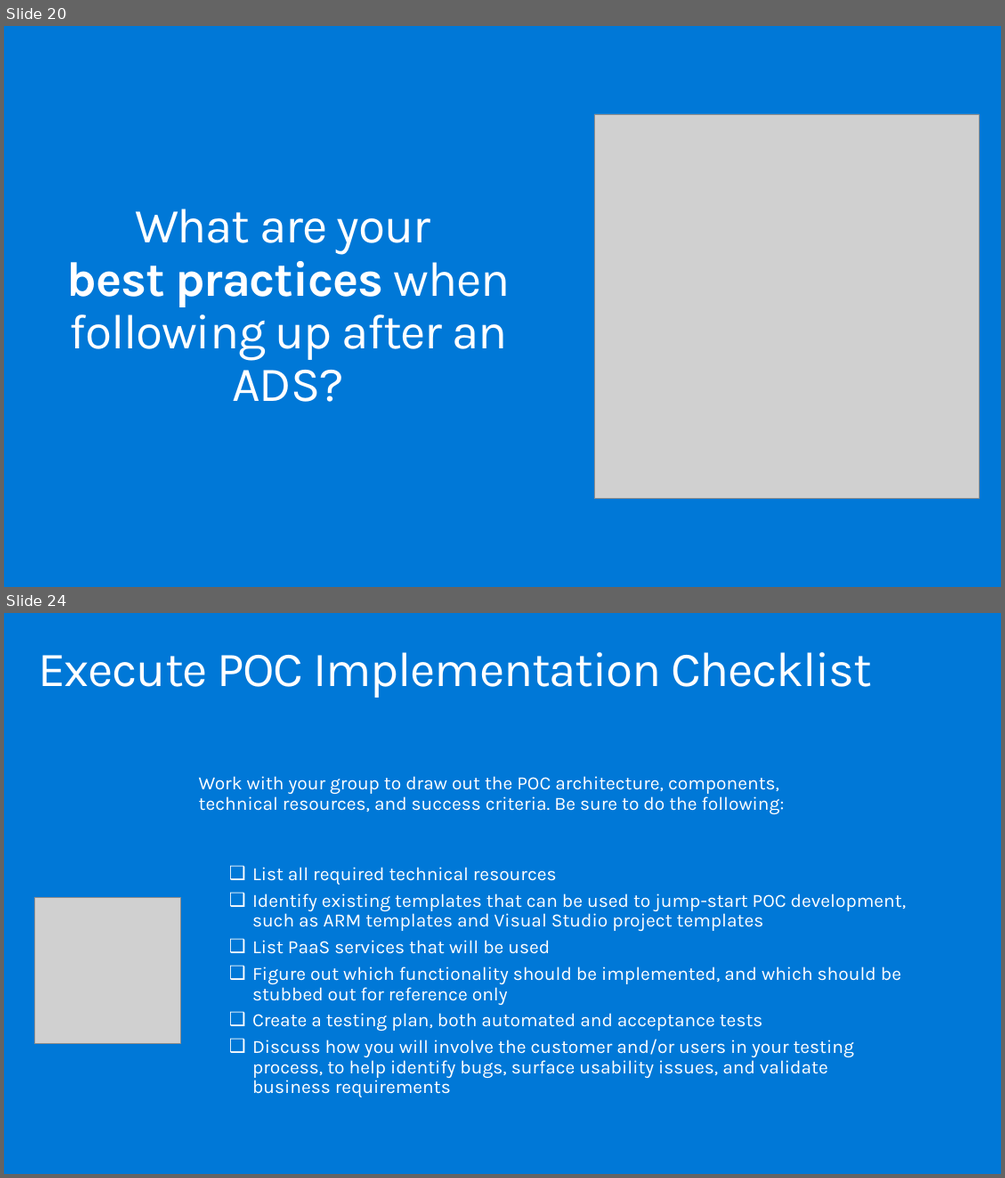
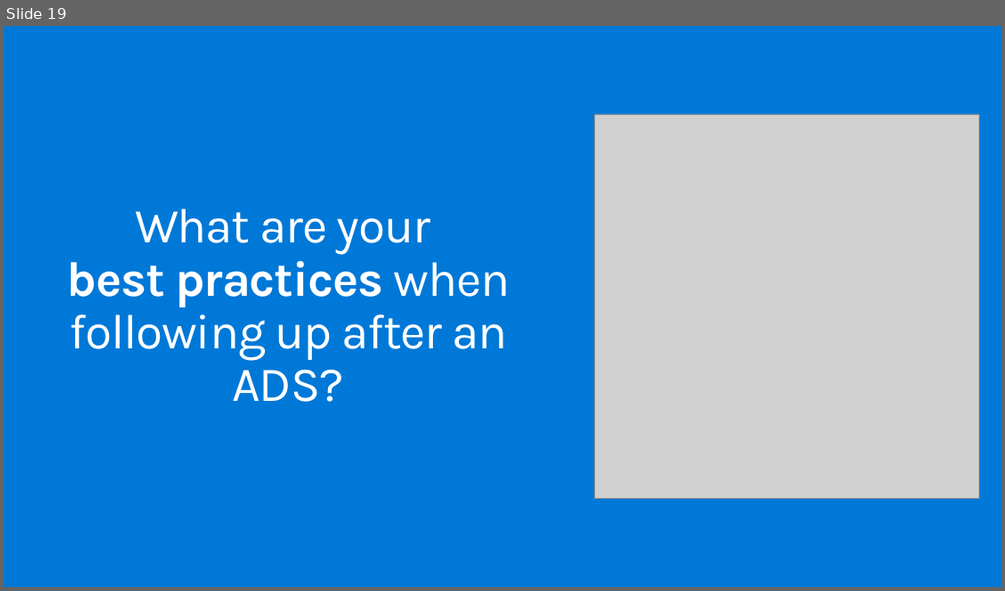
Before and after one commit to solliancenet/ica-wbs, a slide deck: Financial service modernization workshop/mastering-the-ads-deck.pptx. Shown one above the other, each under a label of ours: slides 20 and 24 before the commit, slide 19 after it; the slides between them are not shown. The pictures are 1005x1178 and 1005x591 pixels, drawn with LibreOffice and Linux fonts; fonts in the diff are those of the drawing; grey boxes stand for pictures. Boxes give left, top, right and bottom in pixels: in the first picture for what was removed or moved away, otherwise in the second. Text is boxed around its words. In the diff, an @@ line names an element or a change of style, - is before the commit and + after.

```diff
--- a/Financial service modernization workshop/mastering-the-ads-deck.pptx
+++ b/Financial service modernization workshop/mastering-the-ads-deck.pptx
@@ slide 24 removed at bbox=[4, 613, 1001, 1174], background #0078D7 @@
@@ title removed at bbox=[38, 652, 872, 698] @@
-Execute POC Implementation Checklist
@@ text removed at bbox=[199, 776, 785, 814] @@
-Work with your group to draw out the POC architecture, components, technical resources, and success criteria. Be sure to do the following:
@@ text removed at bbox=[252, 867, 906, 1097] @@
-❑ List all required technical resources
-❑ Identify existing templates that can be used to jump-start POC development, such as ARM templates and Visual Studio project templates
-❑ List PaaS services that will be used
-❑ Figure out which functionality should be implemented, and which should be stubbed out for reference only
-❑ Create a testing plan, both automated and acceptance tests
-❑ Discuss how you will involve the customer and/or users in your testing process, to help identify bugs, surface usability issues, and validate business requirements
@@ picture removed at bbox=[34, 897, 180, 1043] @@
@@ what was slide 20 is now slide 19 @@
```
Also in this commit, not shown: 5 other slides removed, 1 other file.
